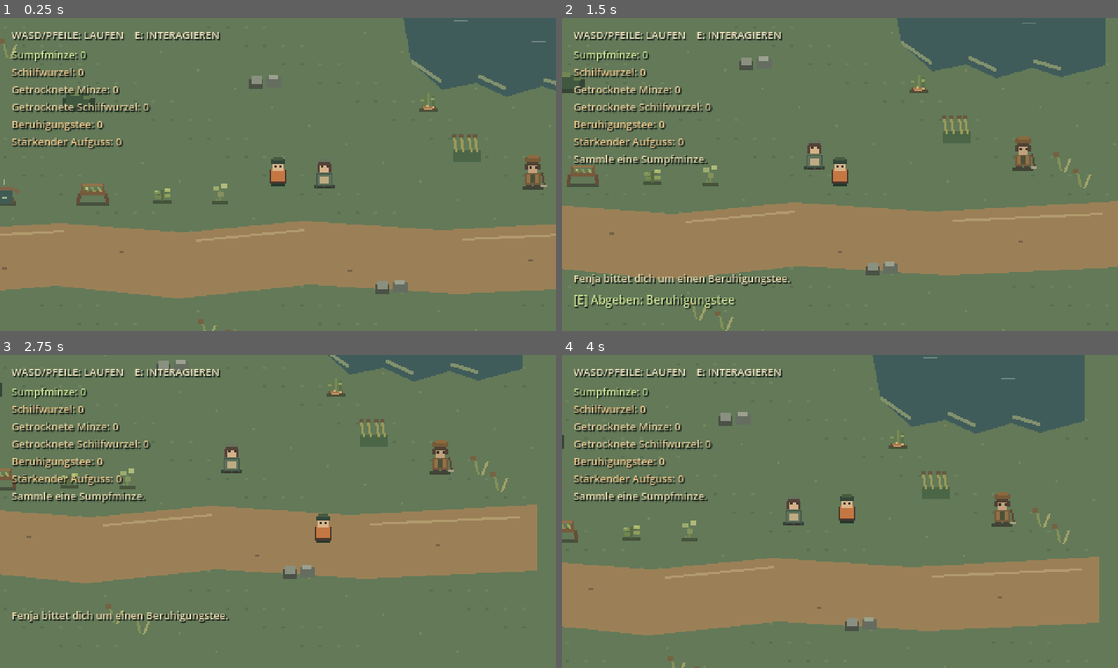
Above: before the commit, frames 1-4 (two rows, left to right).
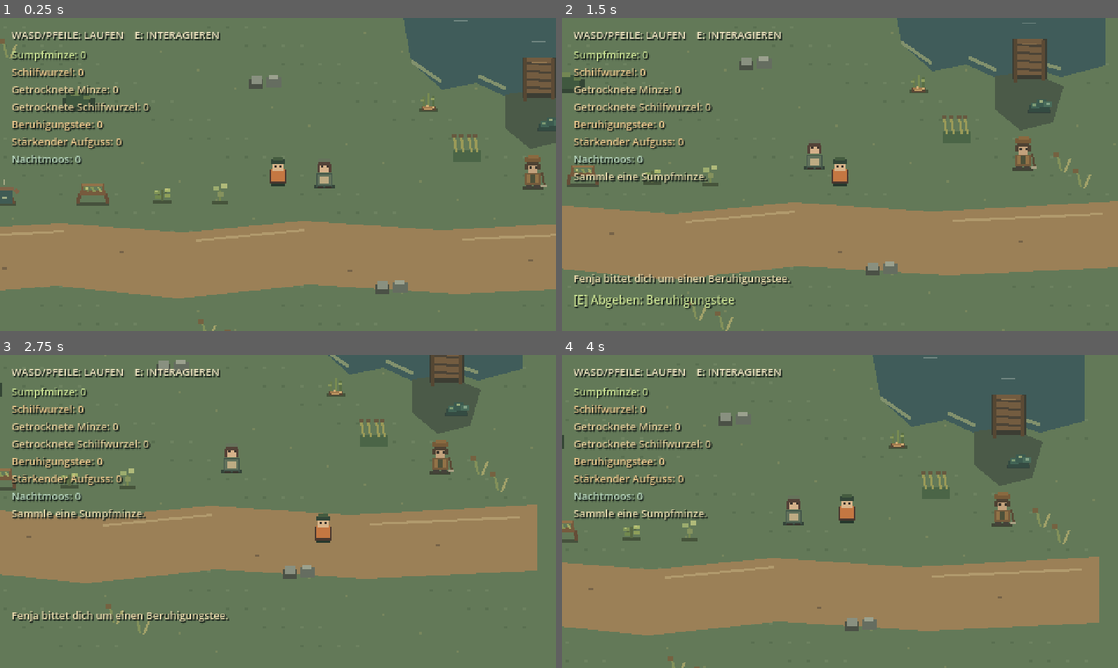
Above: after the commit, the same moments.

Repository: Fremarx/Moor-Apotheke
Game: Godot game, scene res://scenes/main.tscn
Same seed, same stepped clock (60 frames per second), same inputs: the game is played once before the commit and once after it.
Inputs:
- Up to frame 1 (0.25 s): no input
- Up to frame 2 (1.5 s): tap Enter at 0.5 s; hold D (move_right) 0.53-1.28 s; hold E (interact) 0.53-1.28 s; hold S (move_down) from 1.28 s (still down); tap E (interact) at 1.35 s
- Up to frame 3 (2.75 s): release S (move_down) at 2.03 s; hold D (move_right) from 2.03 s (still down); hold E (interact) from 2.03 s (still down)
- Up to frame 4 (4 s): release D (move_right) at 2.78 s; release E (interact) at 2.78 s; hold W (move_up) 2.78-3.53 s; tap E (interact) at 2.85 s; hold A (move_left) from 3.53 s (still down); hold E (interact) from 3.53 s (still down)

The runs differ from the first frame. In frame 1, 2.3% of the frame differs, in the area x 2-100%, y 12-47%; in frame 2, 3.4%, in the area x 2-91%, y 6-53%; in frame 3, 3.1%; in frame 4, 3.4%.

Commit message:
feat(content): add night moss pickup

Diff:
--- a/scenes/main.tscn
+++ b/scenes/main.tscn
@@ -118,14 +118,26 @@
 [node name="QuestStatus" type="Label" parent="HUD"]
 visible = false
 offset_left = 10.0
-offset_top = 115.0
+offset_top = 130.0
 offset_right = 460.0
-offset_bottom = 130.0
+offset_bottom = 145.0
 theme_override_colors/font_color = Color(0.9, 0.85, 0.67, 1)
 theme_override_colors/font_shadow_color = Color(0.12, 0.16, 0.13, 1)
 theme_override_constants/shadow_offset_x = 1
 theme_override_constants/shadow_offset_y = 1
 theme_override_font_sizes/font_size = 9
+
+[node name="NightMossCount" type="Label" parent="HUD"]
+offset_left = 10.0
+offset_top = 115.0
+offset_right = 220.0
+offset_bottom = 130.0
+theme_override_colors/font_color = Color(0.72, 0.84, 0.74, 1)
+theme_override_colors/font_shadow_color = Color(0.12, 0.16, 0.13, 1)
+theme_override_constants/shadow_offset_x = 1
+theme_override_constants/shadow_offset_y = 1
+theme_override_font_sizes/font_size = 9
+text = "Nachtmoos: 0"
 
 [node name="InteractionFeedback" type="Label" parent="HUD"]
 visible = false
--- a/scenes/world/test_map.tscn
+++ b/scenes/world/test_map.tscn
@@ -15,6 +15,9 @@
 radius = 6.0
 
 [sub_resource type="CircleShape2D" id="CircleShape2D_schilfwurzel"]
+radius = 6.0
+
+[sub_resource type="CircleShape2D" id="CircleShape2D_nachtmoos"]
 radius = 6.0
 
 [sub_resource type="CircleShape2D" id="CircleShape2D_drying_rack"]
@@ -103,6 +106,19 @@
 [node name="CollisionShape2D" type="CollisionShape2D" parent="Schilfwurzel"]
 shape = SubResource("CircleShape2D_schilfwurzel")
 
+[node name="Nachtmoos" type="Area2D" parent="."]
+position = Vector2(554, 135)
+collision_layer = 2
+collision_mask = 0
+script = ExtResource("3_herb_pickup")
+display_name = "Nachtmoos"
+action_verb = "Sammeln"
+feedback_text = "Du sammelst Nachtmoos am schattigen Torfsteg."
+item_id = "night_moss"
+
+[node name="CollisionShape2D" type="CollisionShape2D" parent="Nachtmoos"]
+shape = SubResource("CircleShape2D_nachtmoos")
+
 [node name="Trockengestell" type="Area2D" parent="."]
 position = Vector2(160, 198)
 collision_layer = 2
--- a/scripts/herb_pickup.gd
+++ b/scripts/herb_pickup.gd
@@ -25,6 +25,10 @@
 
 
 func _draw() -> void:
+	if item_id == "night_moss":
+		_draw_night_moss()
+		return
+
 	if item_id == "reed_root":
 		_draw_reed_root()
 		return
@@ -58,3 +62,15 @@
 	draw_rect(Rect2(Vector2(-4, 4), Vector2(7, 1)), Color("c19a64"))
 	draw_rect(Rect2(Vector2(-2, 1), Vector2(2, 2)), Color("d0ad74"))
 	draw_rect(Rect2(Vector2(3, 2), Vector2(2, 2)), Color("d0ad74"))
+
+
+func _draw_night_moss() -> void:
+	# A low, damp blue-green cluster reads differently from the upright herbs.
+	draw_rect(Rect2(Vector2(-10, 5), Vector2(20, 3)), Color("35443d"))
+	draw_rect(Rect2(Vector2(-9, 1), Vector2(18, 6)), Color("344b42"))
+	draw_rect(Rect2(Vector2(-7, -1), Vector2(7, 5)), Color("426456"))
+	draw_rect(Rect2(Vector2(-2, -4), Vector2(8, 7)), Color("3c5b50"))
+	draw_rect(Rect2(Vector2(4, -2), Vector2(7, 5)), Color("496c5b"))
+	draw_rect(Rect2(Vector2(-6, 0), Vector2(3, 2)), Color("7e9b74"))
+	draw_rect(Rect2(Vector2(0, -3), Vector2(3, 2)), Color("9aac7c"))
+	draw_rect(Rect2(Vector2(6, -1), Vector2(3, 2)), Color("83a287"))
--- a/scripts/main.gd
+++ b/scripts/main.gd
@@ -10,6 +10,7 @@
 @onready var _dried_reed_root_count: Label = $HUD/DriedReedRootCount
 @onready var _tea_count: Label = $HUD/TeaCount
 @onready var _infusion_count: Label = $HUD/InfusionCount
+@onready var _night_moss_count: Label = $HUD/NightMossCount
 @onready var _quest_status: Label = $HUD/QuestStatus
 @onready var _interaction_prompt: Label = $HUD/InteractionPrompt
 @onready var _interaction_feedback: Label = $HUD/InteractionFeedback
@@ -74,6 +75,8 @@
 		_tea_count.text = "Beruhigungstee: %d" % amount
 	elif item_id == "strengthening_infusion":
 		_infusion_count.text = "Stärkender Aufguss: %d" % amount
+	elif item_id == "night_moss":
+		_night_moss_count.text = "Nachtmoos: %d" % amount
 
 	_update_quest_status()
 
--- a/scripts/test_map.gd
+++ b/scripts/test_map.gd
@@ -10,6 +10,7 @@
 	_add_solid_rect(Rect2(Vector2.ZERO, Vector2(WALL_THICKNESS, MAP_SIZE.y)))
 	_add_solid_rect(Rect2(Vector2(MAP_SIZE.x - WALL_THICKNESS, 0), Vector2(WALL_THICKNESS, MAP_SIZE.y)))
 	_add_solid_rect(Rect2(Vector2(429, 16), Vector2(181, 91)))
+	_add_solid_rect(Rect2(Vector2(533, 82), Vector2(27, 31)))
 
 	# Blocked patches are simple placeholders for future rocks, roots, and reeds.
 	_add_solid_rect(Rect2(Vector2(134, 108), Vector2(28, 22)))
@@ -32,6 +33,7 @@
 func _draw() -> void:
 	_draw_ground()
 	_draw_pond()
+	_draw_old_peat_dock()
 	_draw_path()
 	_draw_obstacles()
 	_draw_reeds()
@@ -64,6 +66,23 @@
 	draw_line(Vector2(549, 98), Vector2(573, 105), Color("82916d"), 3.0)
 	for ripple in [Vector2(472, 48), Vector2(539, 66), Vector2(584, 41)]:
 		draw_line(ripple, ripple + Vector2(12, 0), Color("6f8580"), 1.0)
+
+
+func _draw_old_peat_dock() -> void:
+	draw_colored_polygon(
+		PackedVector2Array([
+			Vector2(516, 111), Vector2(545, 107), Vector2(575, 120),
+			Vector2(566, 151), Vector2(538, 158), Vector2(516, 140)
+		]),
+		Color("4b5a48")
+	)
+	draw_rect(Rect2(Vector2(531, 79), Vector2(30, 35)), Color("3c3d33"))
+	draw_rect(Rect2(Vector2(534, 79), Vector2(23, 31)), Color("735c40"))
+	for y in [84.0, 91.0, 98.0, 105.0]:
+		draw_line(Vector2(534, y), Vector2(557, y + 1), Color("4c4437"), 2.0)
+	draw_rect(Rect2(Vector2(532, 79), Vector2(3, 38)), Color("554733"))
+	draw_rect(Rect2(Vector2(556, 80), Vector2(3, 35)), Color("5b4a35"))
+	draw_line(Vector2(539, 84), Vector2(552, 84), Color("917550"), 1.0)
 
 
 func _draw_path() -> void:
--- /dev/null
+++ b/tests/content_001b_night_moss_collection_test.gd
@@ -0,0 +1,94 @@
+extends SceneTree
+
+const MAIN_SCENE: PackedScene = preload("res://scenes/main.tscn")
+
+var _failures: Array[String] = []
+
+
+func _initialize() -> void:
+	call_deferred("_run")
+
+
+func _run() -> void:
+	var main := MAIN_SCENE.instantiate()
+	root.add_child(main)
+	await physics_frame
+	await physics_frame
+
+	var player := main.get_node_or_null("World/Player")
+	var pickup := main.get_node_or_null("World/TestMap/Nachtmoos") as Area2D
+	var inventory := main.get_node_or_null("Inventory")
+	var prompt := main.get_node_or_null("HUD/InteractionPrompt") as Label
+	var night_moss_count := main.get_node_or_null("HUD/NightMossCount") as Label
+	var mint_count := main.get_node_or_null("HUD/InventoryCount") as Label
+	var reed_root_count := main.get_node_or_null("HUD/ReedRootCount") as Label
+
+	_check(player != null, "the player exists")
+	_check(pickup != null, "the Nachtmoos pickup exists at the old peat dock")
+	_check(inventory != null, "the inventory exists")
+	_check(prompt != null, "the interaction prompt exists")
+	_check(night_moss_count != null, "the Nachtmoos HUD count exists")
+	_check(mint_count != null, "the Sumpfminze HUD count exists")
+	_check(reed_root_count != null, "the Schilfwurzel HUD count exists")
+	if player == null or pickup == null or inventory == null or prompt == null or night_moss_count == null or mint_count == null or reed_root_count == null:
+		main.queue_free()
+		_finish()
+		return
+
+	_check(str(pickup.get("item_id")) == "night_moss", "the pickup has its own night-moss item id")
+	_check(str(pickup.get("display_name")) == "Nachtmoos", "the pickup is named Nachtmoos")
+	_check(int(inventory.call("get_count", "night_moss")) == 0, "the Nachtmoos inventory starts at zero")
+	_check(night_moss_count.text == "Nachtmoos: 0", "the HUD starts with zero Nachtmoos")
+	_check(int(inventory.call("get_count", "sump_mint")) == 0, "the Sumpfminze inventory starts independently at zero")
+	_check(int(inventory.call("get_count", "reed_root")) == 0, "the Schilfwurzel inventory starts independently at zero")
+
+	player.global_position = pickup.global_position + Vector2(40, 0)
+	_press_e(player)
+	_check(int(inventory.call("get_count", "night_moss")) == 0, "E outside range does not collect the plant")
+
+	player.global_position = pickup.global_position + Vector2(6, 0)
+	await physics_frame
+	await physics_frame
+	_check(prompt.visible, "the pickup prompt appears in range")
+	_check(prompt.text.contains("Nachtmoos"), "the prompt names Nachtmoos")
+	_check(prompt.text.contains("Sammeln"), "the prompt explains the collection action")
+	_press_e(player)
+	_check(int(inventory.call("get_count", "night_moss")) == 1, "collecting adds one night moss")
+	_check(night_moss_count.text == "Nachtmoos: 1", "the Nachtmoos HUD updates after collecting")
+	_check(int(inventory.call("get_count", "sump_mint")) == 0, "collecting Nachtmoos does not change Sumpfminze")
+	_check(mint_count.text == "Sumpfminze: 0", "the Sumpfminze HUD count remains independent")
+	_check(int(inventory.call("get_count", "reed_root")) == 0, "collecting Nachtmoos does not change Schilfwurzel")
+	_check(reed_root_count.text == "Schilfwurzel: 0", "the Schilfwurzel HUD count remains independent")
+	_check(not pickup.visible, "the collected plant disappears")
+
+	await physics_frame
+	await physics_frame
+	_press_e(player)
+	_check(int(inventory.call("get_count", "night_moss")) == 1, "the same plant cannot be collected twice")
+	_check(night_moss_count.text == "Nachtmoos: 1", "repeated interaction does not change the HUD count")
+
+	main.queue_free()
+	_finish()
+
+
+func _press_e(player: Node) -> void:
+	var event := InputEventKey.new()
+	event.physical_keycode = KEY_E
+	event.pressed = true
+	player.call("_unhandled_input", event)
+
+
+func _check(condition: bool, description: String) -> void:
+	if not condition:
+		_failures.append(description)
+
+
+func _finish() -> void:
+	if _failures.is_empty():
+		print("CONTENT-001b night-moss collection checks passed.")
+		quit(0)
+		return
+
+	for failure in _failures:
+		push_error("CONTENT-001b check failed: " + failure)
+	quit(1)
Not shown: 1 places in scenes/world/test_map.tscn that only renumber resources
Not shown, added: tests/content_001b_night_moss_collection_test.gd.uid
Not shown, changed: GAME_PLAN.md
Not shown, changed: PROJECT_PLAN.md
Not shown, changed: docs/AI_CONTEXT.md
Not shown, changed: docs/ARCHITECTURE.md
Not shown, changed: docs/KNOWLEDGE_BASE.md
Not shown, changed: docs/TESTING.md
